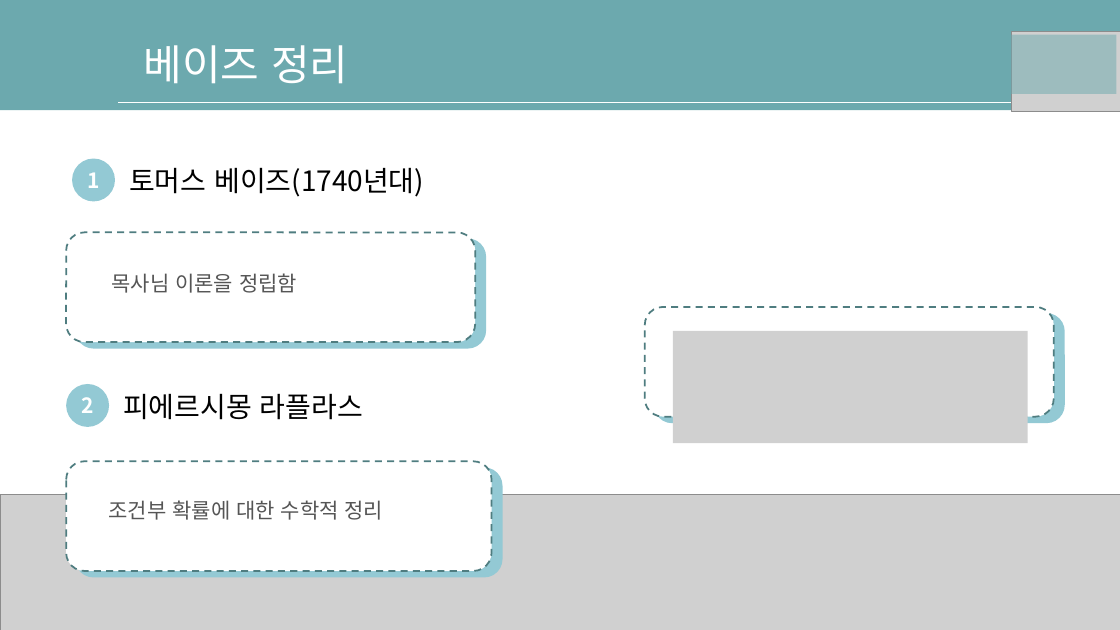
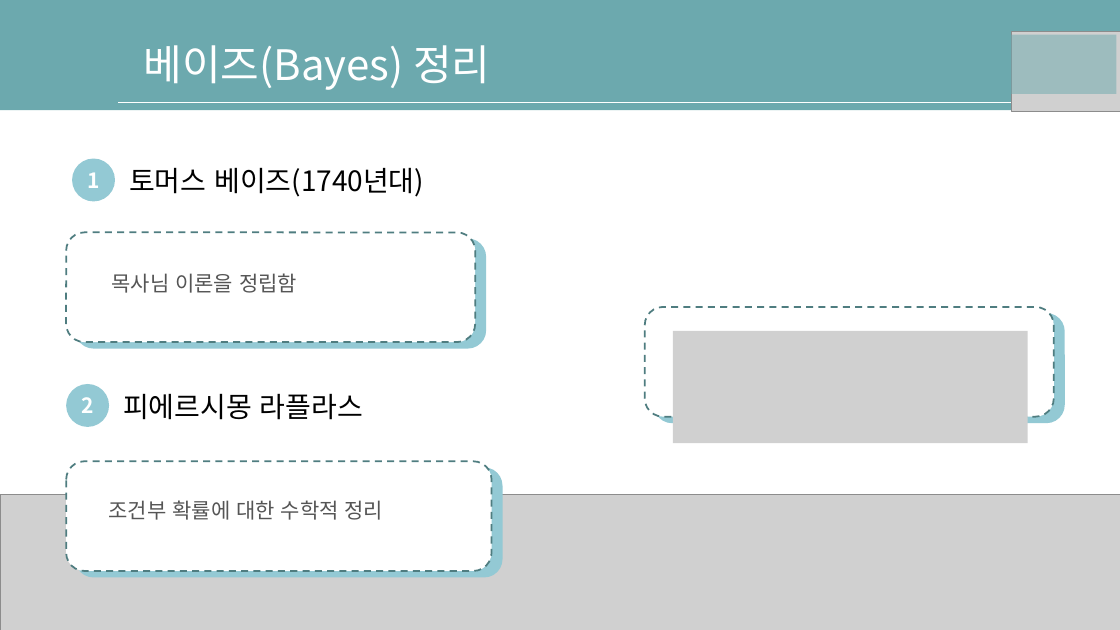
Before and after one commit to nqwrt/Gwangju-AI-Academy, a slide deck: slide 47 of 머신러닝-유형/AI-딥러닝을위한-수학공식.pptx. Drawn at 1120x630 pixels with LibreOffice and Linux fonts; fonts in the diff are those of the drawing; grey boxes stand for pictures; background and template pictures are left out. Boxes give left, top, right and bottom in pixels: in the first picture for what was removed or moved away, otherwise in the second. Text is boxed around its words. In the diff, an @@ line names an element or a change of style, - is before the commit and + after.

```diff
--- a/머신러닝-유형/AI-딥러닝을위한-수학공식.pptx
+++ b/머신러닝-유형/AI-딥러닝을위한-수학공식.pptx
@@ text at box(144, 45, 490, 90): text changed @@
-베이즈 정리
+베이즈(Bayes) 정리
```
Also in this commit, not shown: 1 other slide changed, 2 slides added.
